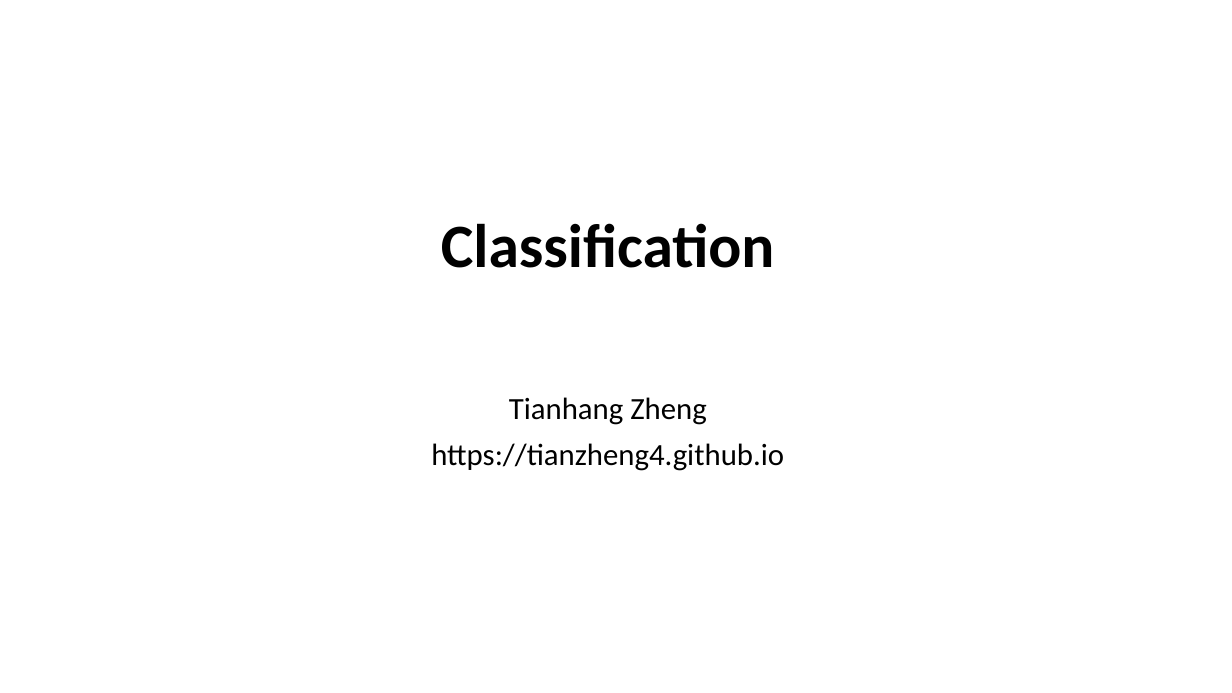
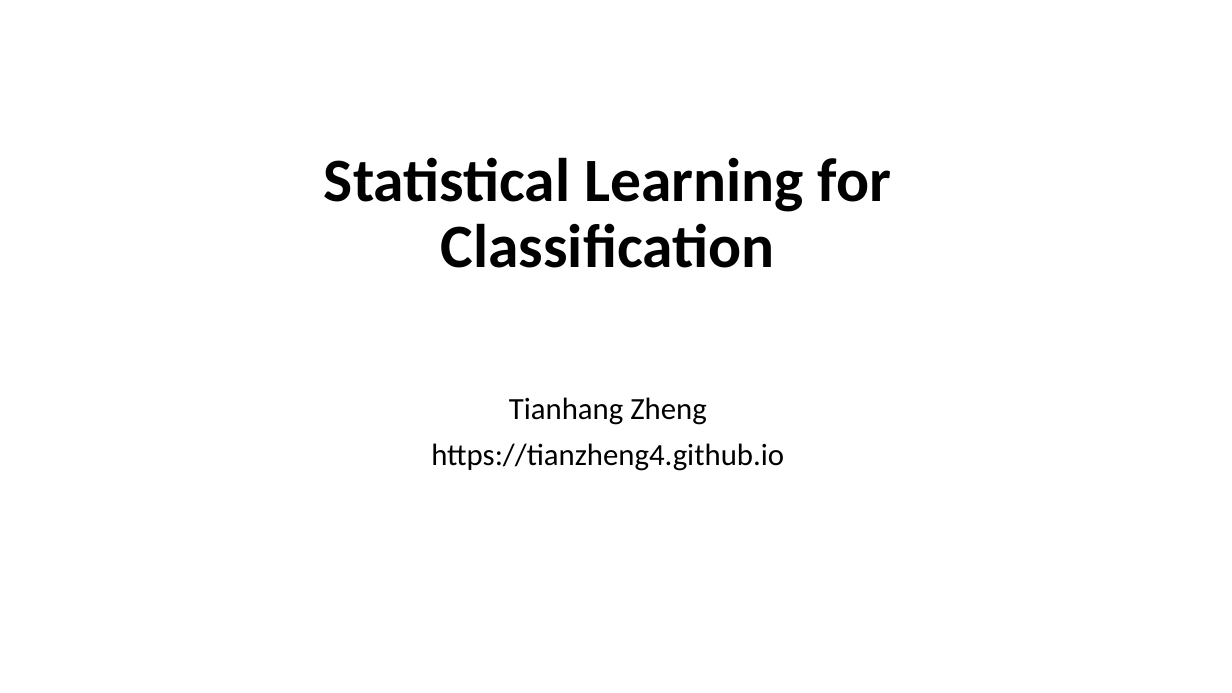
Before and after one commit to tianzheng4/tianzheng4.github.io, a slide deck: slide 1 of _umkc-teaching/slides/Lecture 5.pptx. Drawn at 1232x693 pixels with LibreOffice and Linux fonts; fonts in the diff are those of the drawing. Boxes give left, top, right and bottom in pixels: in the first picture for what was removed or moved away, otherwise in the second. Text is boxed around its words. In the diff, an @@ line names an element or a change of style, - is before the commit and + after.

```diff
--- a/_umkc-teaching/slides/Lecture 5.pptx
+++ b/_umkc-teaching/slides/Lecture 5.pptx
@@ title at box(324, 157, 891, 268): text changed @@
-Classification
+Statistical Learning for Classification
```
Also in this commit, not shown: 1 other slide changed, 5 slides added.
